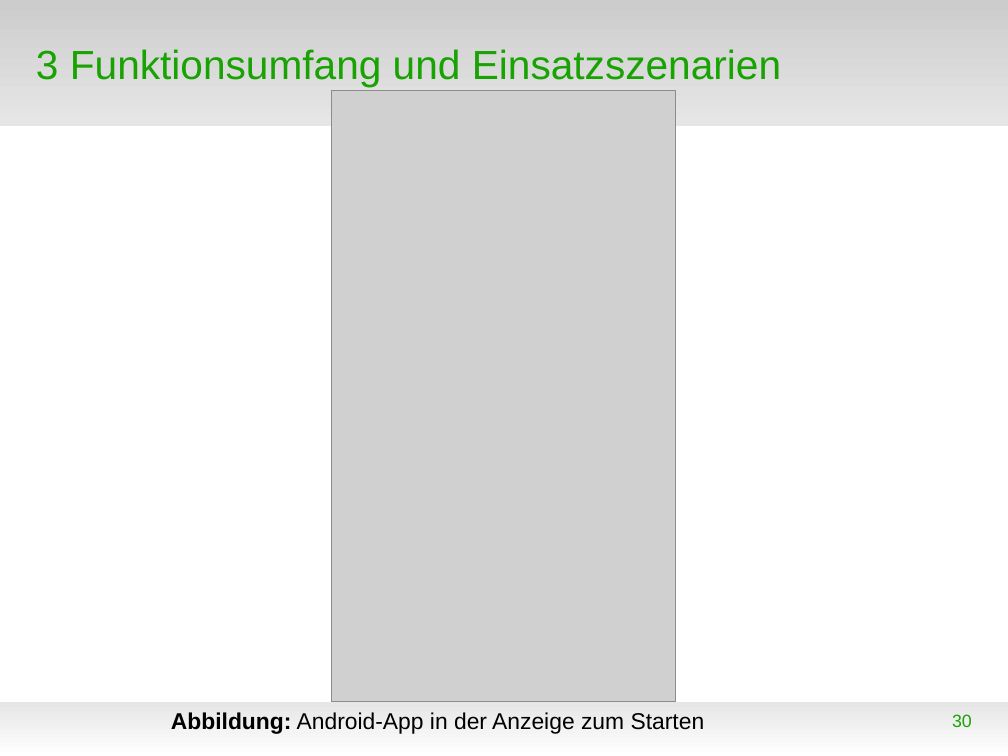
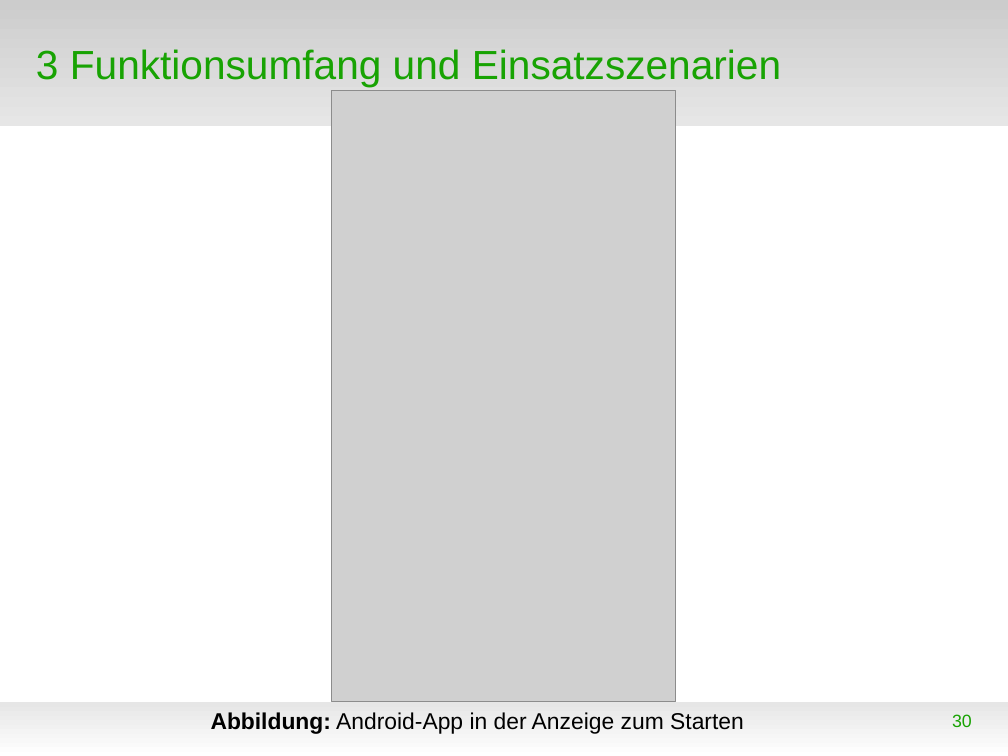
Before and after one commit to WorldofJARcraft/Kanu-s.a.M., a slide deck: slide 30 of Präsentation/Präsentation.odp. Drawn at 1008x756 pixels with LibreOffice and Linux fonts; fonts in the diff are those of the drawing; grey boxes stand for pictures; background and template pictures are left out. Boxes give left, top, right and bottom in pixels: in the first picture for what was removed or moved away, otherwise in the second. Text is boxed around its words. In the diff, an @@ line names an element or a change of style, - is before the commit and + after.

```diff
--- a/Präsentation/Präsentation.odp
+++ b/Präsentation/Präsentation.odp
@@ text "Abbildung: Android-App in der Anzeige ..." moved from (x1=171, y1=712, x2=705, y2=734) to (x1=211, y1=712, x2=744, y2=734) @@
```
Also in this commit, not shown: 7 other slides changed, 9 slides added, 1 other file.
